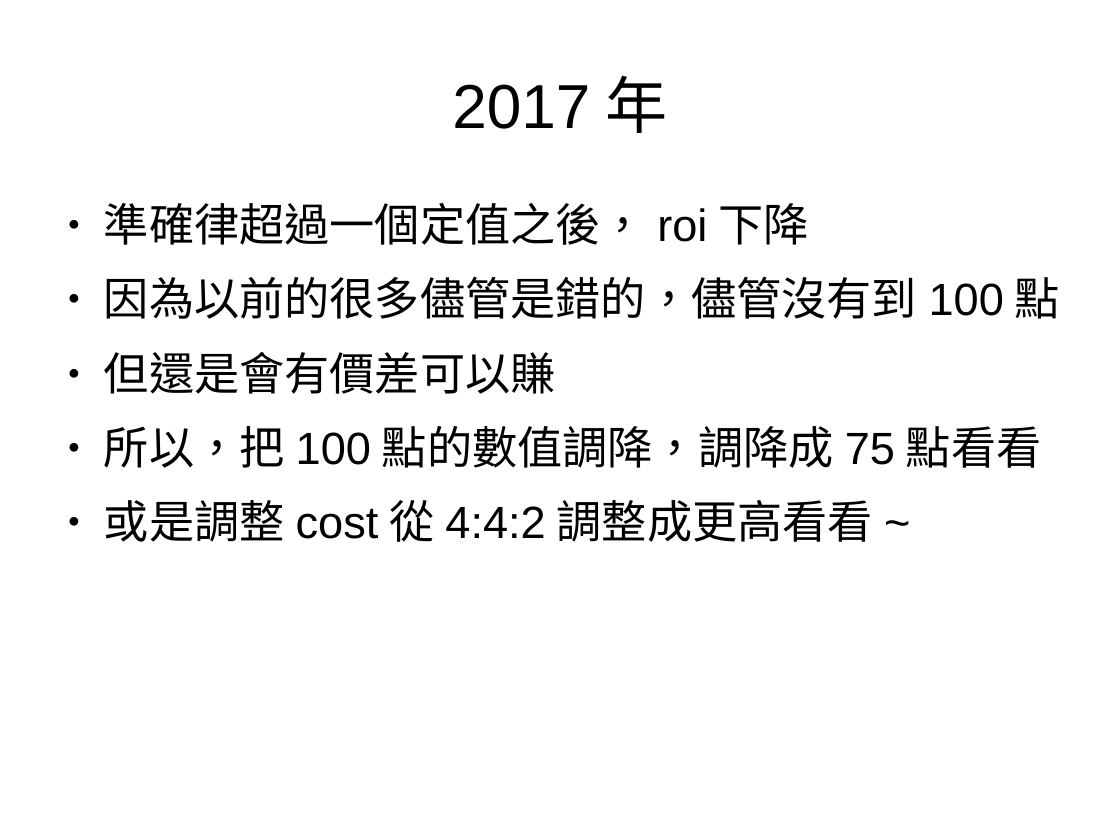
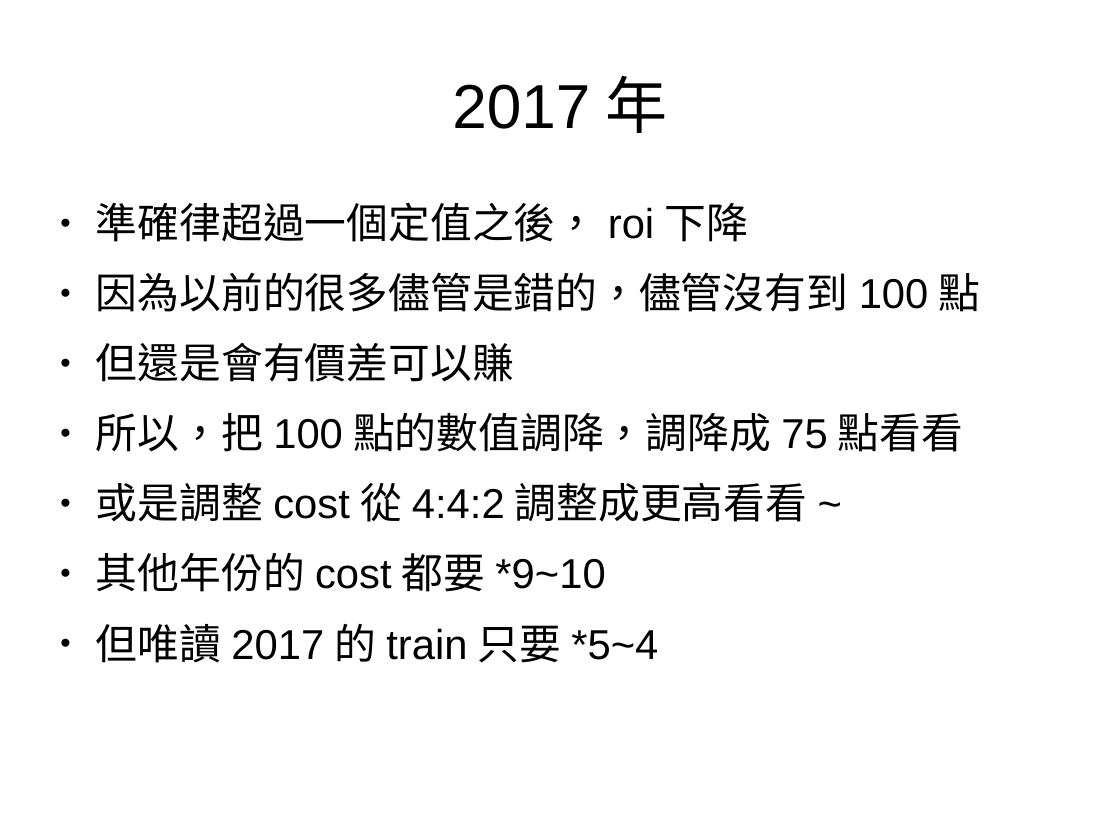
Before and after one commit to ArlenPP/Machin_Learning_Fin, a slide deck: slide 16 of meeting/7_19.odp. Drawn at 1120x840 pixels with LibreOffice and Linux fonts; fonts in the diff are those of the drawing. Boxes give left, top, right and bottom in pixels: in the first picture for what was removed or moved away, otherwise in the second. Text is boxed around its words. In the diff, an @@ line names an element or a change of style, - is before the commit and + after.

```diff
--- a/meeting/7_19.odp
+++ b/meeting/7_19.odp
@@ text "準確律超過一個定值之後，roi下降": place and size @@
-text "準確律超過一個定值之後，roi下降" at [104,203,917,542]
+text "準確律超過一個定值之後，roi下降" at [96,202,848,663]
@@ text at [96,202,848,522]: size 32 to 29.6 pt in "準確律超過一個定值之後，roi下降", "因為以前的很多儘管是錯的，儘管沒有到100點", "但還是會有價差可以賺", "所以，把100點的數值調降，調降成75點看看" and 1 more places @@
@@ text at [96,553,658,663]: paragraphs added @@
+● 其他年份的cost都要*9~10
+● 但唯讀2017的train只要*5~4
```
Also in this commit, not shown: 19 other files.
